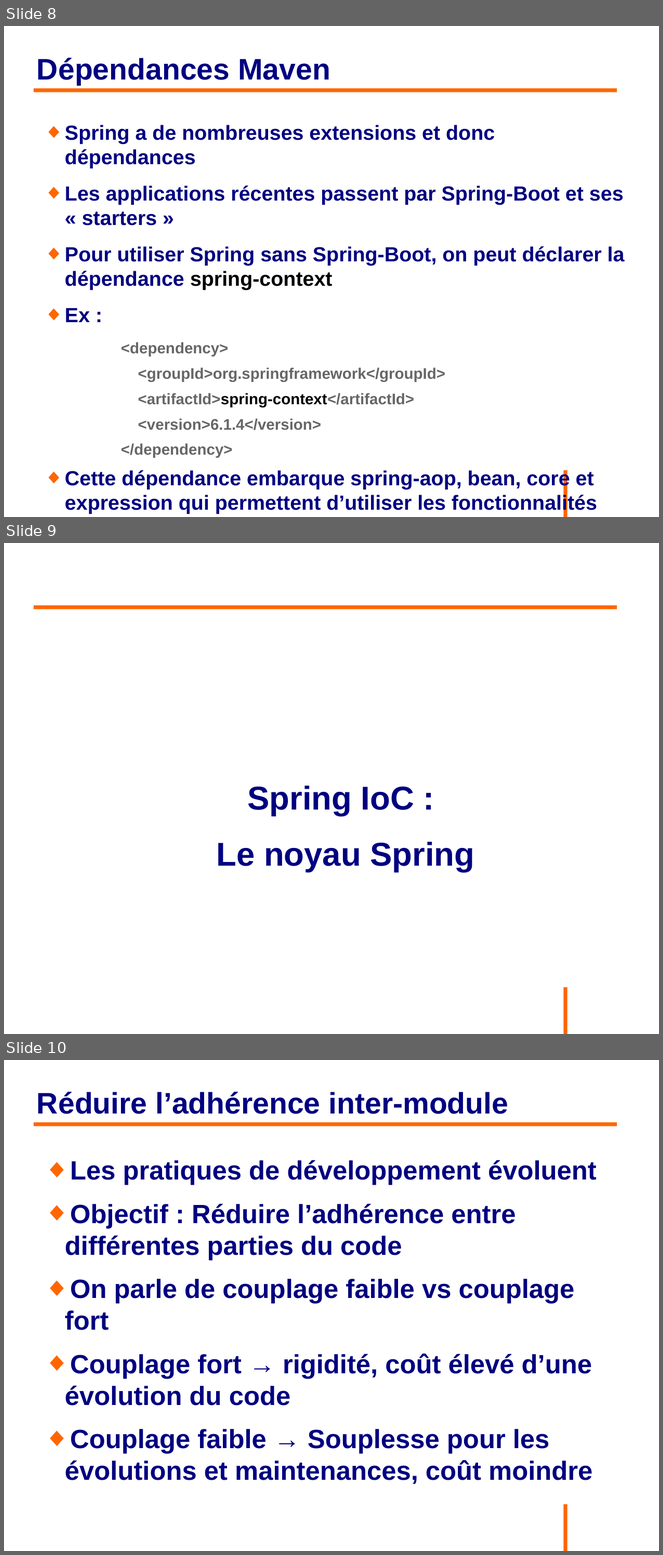
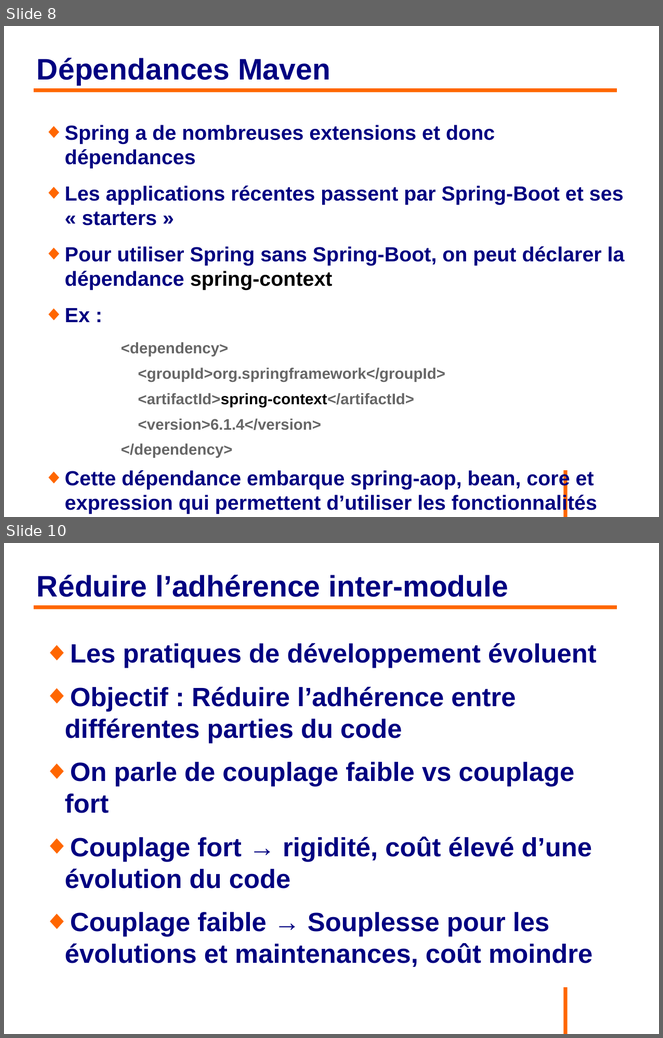
Before and after one commit to philphils/formation-spring, a slide deck: Documentation/diapo_formation_spring.odp. Shown one above the other, each under a label of ours: slides 8, 9 and 10 before the commit, slides 8 and 10 after it; the slides between them are not shown. The pictures are 663x1555 and 663x1038 pixels, drawn with LibreOffice and Linux fonts; fonts in the diff are those of the drawing; background and template pictures are left out. Boxes give left, top, right and bottom in pixels: in the first picture for what was removed or moved away, otherwise in the second. Text is boxed around its words. In the diff, an @@ line names an element or a change of style, - is before the commit and + after.

```diff
--- a/Documentation/diapo_formation_spring.odp
+++ b/Documentation/diapo_formation_spring.odp
@@ slide 9 removed at bbox=[4, 543, 659, 1034], background #FFFFFF; not listed: 1 template element that a slide beside it also shows @@
@@ line removed from (34, 607) to (618, 607) @@
@@ text removed at bbox=[216, 786, 475, 872] @@
-Spring IoC :
-Le noyau Spring
```
Also in this commit, not shown: 1 slide changed, 1 slide added.
